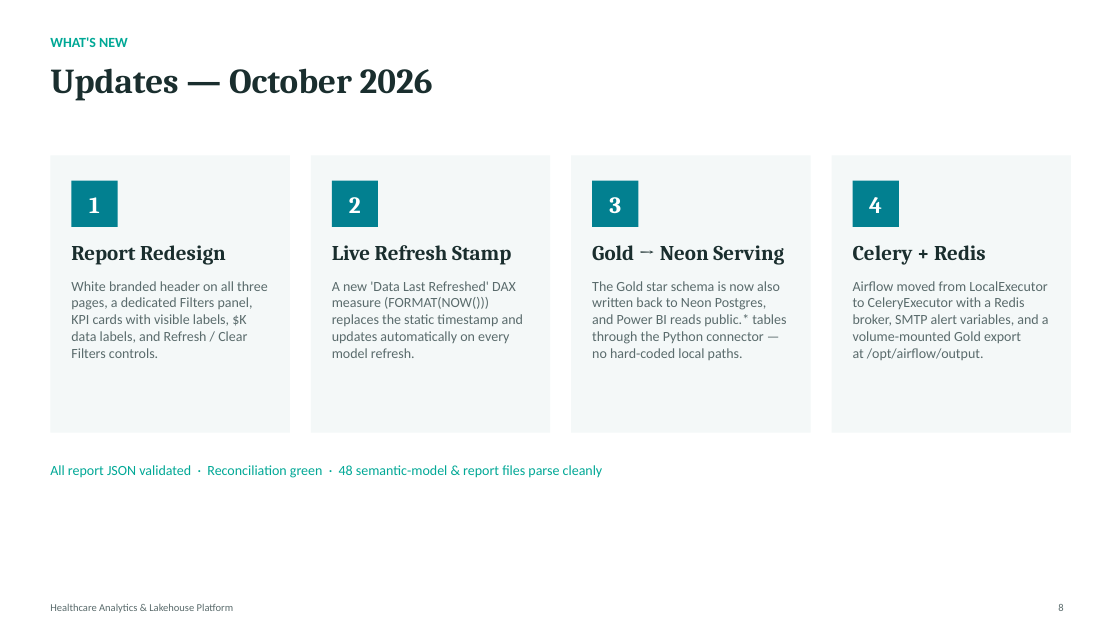
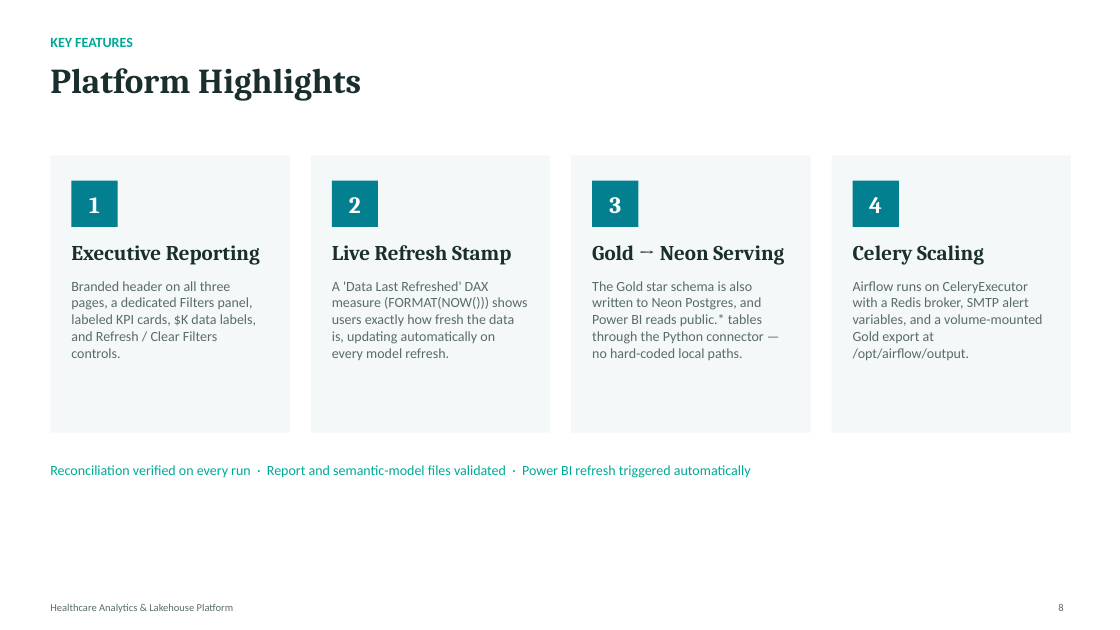
Before and after one commit to moabdoamer123-cmd/healthcare-analytics-lakehouse, a slide deck: slide 8 of Healthcare_Analytics_Lakehouse_Presentation.pptx. Drawn at 1120x630 pixels with LibreOffice and Linux fonts; fonts in the diff are those of the drawing. Boxes give left, top, right and bottom in pixels: in the first picture for what was removed or moved away, otherwise in the second. Text is boxed around its words. In the diff, an @@ line names an element or a change of style, - is before the commit and + after.

```diff
--- a/Healthcare_Analytics_Lakehouse_Presentation.pptx
+++ b/Healthcare_Analytics_Lakehouse_Presentation.pptx
@@ text at (50,38,133,47): text changed @@
-WHAT'S NEW
+KEY FEATURES
@@ text at (50,68,361,101): text changed @@
-Updates — October 2026
+Platform Highlights
@@ text at (71,245,260,265): text changed @@
-Report Redesign
+Executive Reporting
@@ text at (853,245,984,265): text changed @@
-Celery + Redis
+Celery Scaling
@@ text at (71,281,256,358): text changed @@
-White branded header on all three pages, a dedicated Filters panel, KPI cards with visible labels, $K data labels, and Refresh / Clear Filters controls.
+Branded header on all three pages, a dedicated Filters panel, labeled KPI cards, $K data labels, and Refresh / Clear Filters controls.
@@ text at (332,281,527,360): text changed @@
-A new 'Data Last Refreshed' DAX measure (FORMAT(NOW())) replaces the static timestamp and updates automatically on every model refresh.
+A 'Data Last Refreshed' DAX measure (FORMAT(NOW())) shows users exactly how fresh the data is, updating automatically on every model refresh.
@@ text at (592,281,763,360): text changed @@
-The Gold star schema is now also written back to Neon Postgres, and Power BI reads public.* tables through the Python connector — no hard-coded local paths.
+The Gold star schema is also written to Neon Postgres, and Power BI reads public.* tables through the Python connector — no hard-coded local paths.
@@ text at (853,281,1042,360): text changed @@
-Airflow moved from LocalExecutor to CeleryExecutor with a Redis broker, SMTP alert variables, and a volume-mounted Gold export at /opt/airflow/output.
+Airflow runs on CeleryExecutor with a Redis broker, SMTP alert variables, and a volume-mounted Gold export at /opt/airflow/output.
@@ text at (50,465,751,478): text changed @@
-All report JSON validated · Reconciliation green · 48 semantic-model & report files parse cleanly
+Reconciliation verified on every run · Report and semantic-model files validated · Power BI refresh triggered automatically
```
Also in this commit, not shown: 3 other slides changed.
